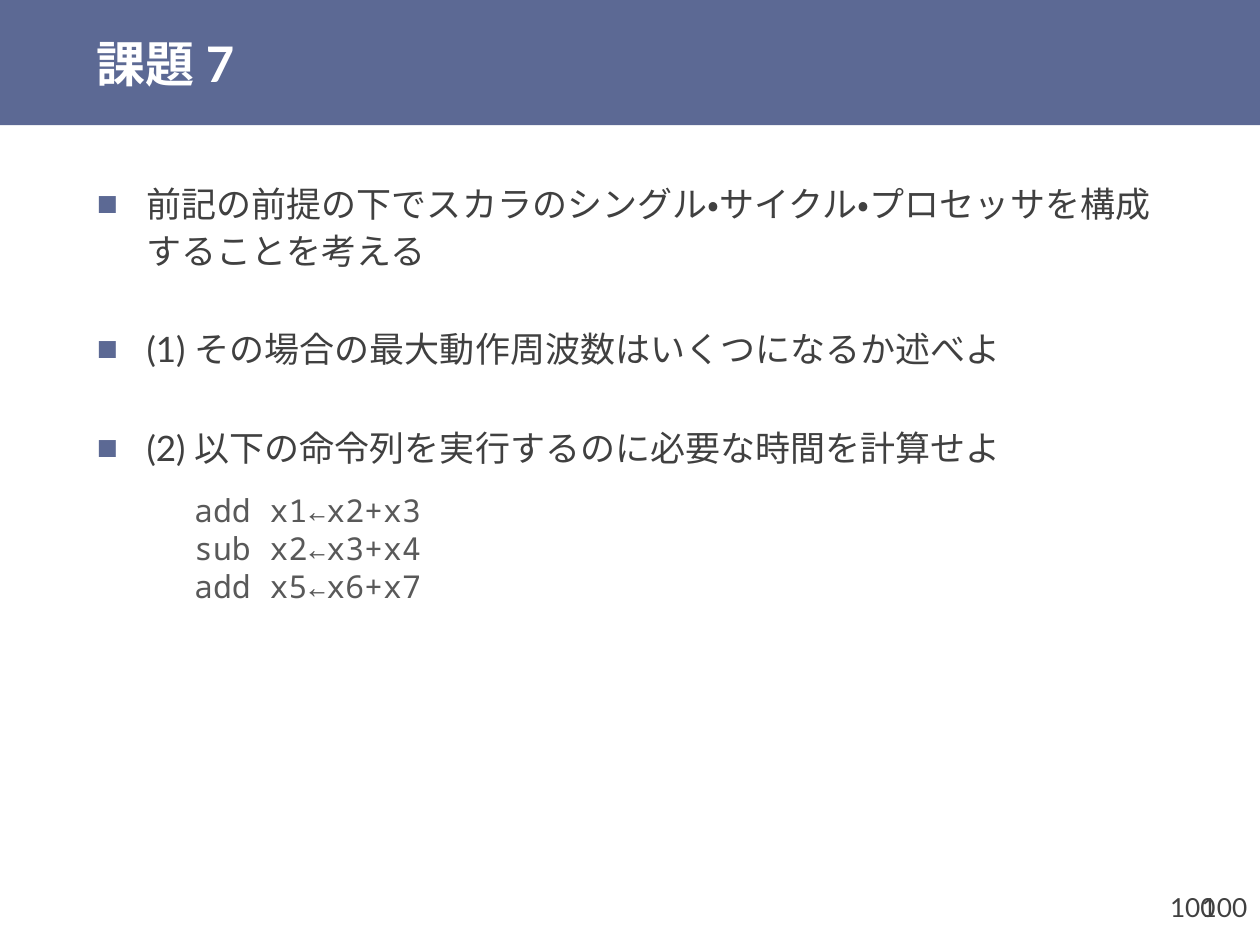
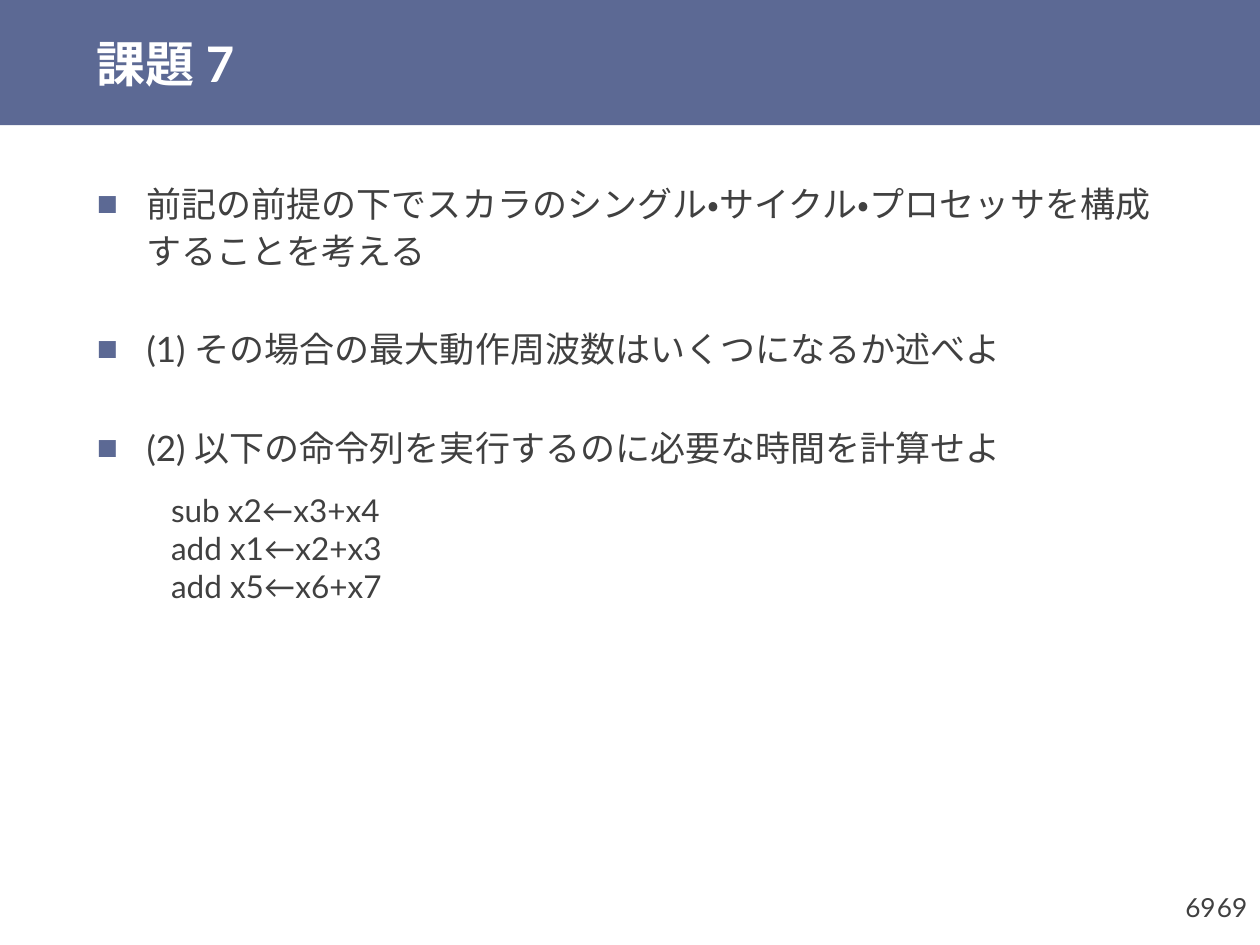
Before and after one commit to shioyadan/otya-computer-architecture-i, a slide deck: slide 69 of cai-shioya-07.pptx (slide 100 before the commit). Drawn at 1260x945 pixels with LibreOffice and Linux fonts; fonts in the diff are those of the drawing. Boxes give left, top, right and bottom in pixels: in the first picture for what was removed or moved away, otherwise in the second. Text is boxed around its words. In the diff, an @@ line names an element or a change of style, - is before the commit and + after.

```diff
--- a/cai-shioya-07.pptx
+++ b/cai-shioya-07.pptx
@@ text at <box>171,499,382,599</box>: text changed; font Noto Sans Mono to Lato; text colour #595959 to #404040 @@
-add x1←x2+x3
-sub x2←x3+x4
-add x5←x6+x7
+sub x2←x3+x4
+add x1←x2+x3
+add x5←x6+x7
@@ page number at <box>1185,898,1215,917</box>: text changed @@
-100
+69
@@ page number at <box>1217,898,1247,917</box>: text changed @@
-100
+69
```
Also in this commit, not shown: 12 other slides changed, 22 slides added, 28 slides removed, 1 other file.
